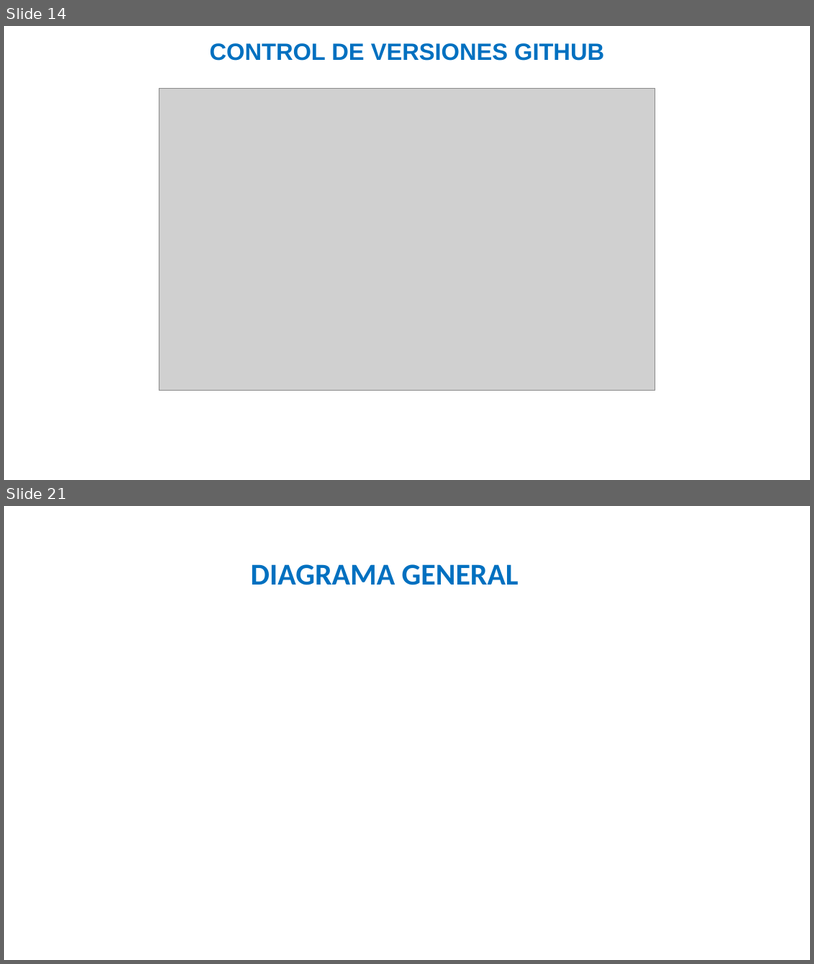
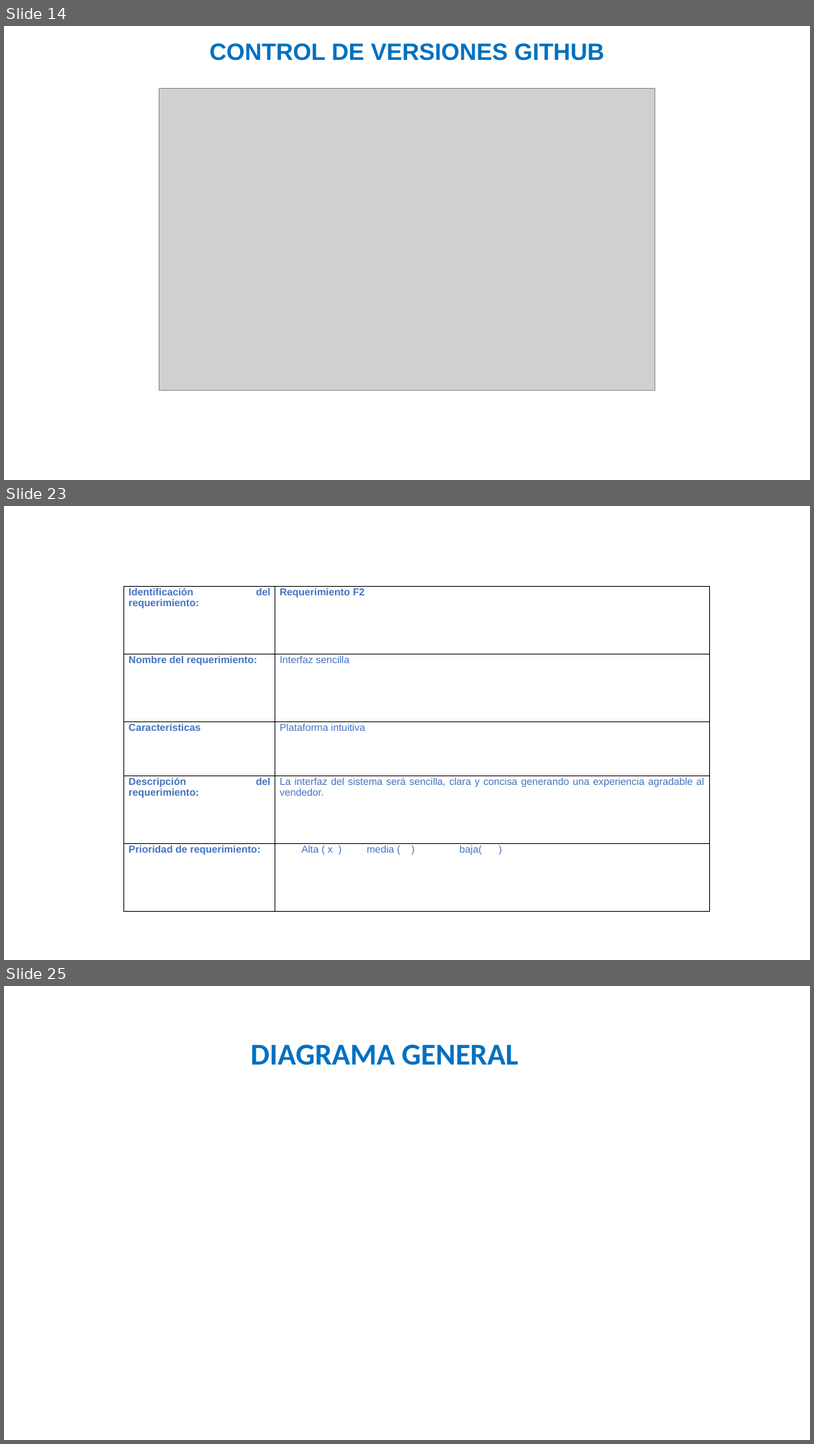
Before and after one commit to julianforero19/PROYECTO_QAM, a slide deck: PLANTILLA_PRESENTACION_AVANCES_PROYECTO_.pptx. Shown one above the other, each under a label of ours: slides 14 and 21 before the commit, slides 14, 23 and 25 after it; the slides between them are not shown. The pictures are 814x964 and 814x1444 pixels, drawn with LibreOffice and Linux fonts; fonts in the diff are those of the drawing; grey boxes stand for pictures; background and template pictures are left out. Boxes give left, top, right and bottom in pixels: in the first picture for what was removed or moved away, otherwise in the second. Text is boxed around its words. In the diff, an @@ line names an element or a change of style, - is before the commit and + after.

```diff
--- a/PLANTILLA_PRESENTACION_AVANCES_PROYECTO_.pptx
+++ b/PLANTILLA_PRESENTACION_AVANCES_PROYECTO_.pptx
@@ slide 23 added at (4, 506, 810, 960), background picture (left out) @@
@@ table added at (124, 586, 710, 911), 5 rows, 2 columns @@
+Identificación del requerimiento: | Requerimiento F2
+Nombre del requerimiento: | Interfaz sencilla
+Características | Plataforma intuitiva
+Descripción del requerimiento: | La interfaz del sistema será sencilla, clara y concisa generando una experiencia agradable al vendedor.
+Prioridad de requerimiento: | Alta ( x ) media ( ) baja( )
@@ what was slide 21 is now slide 25 @@
```
Also in this commit, not shown: 2 slides changed, 7 other slides added, 4 slides removed, 1 other file.
